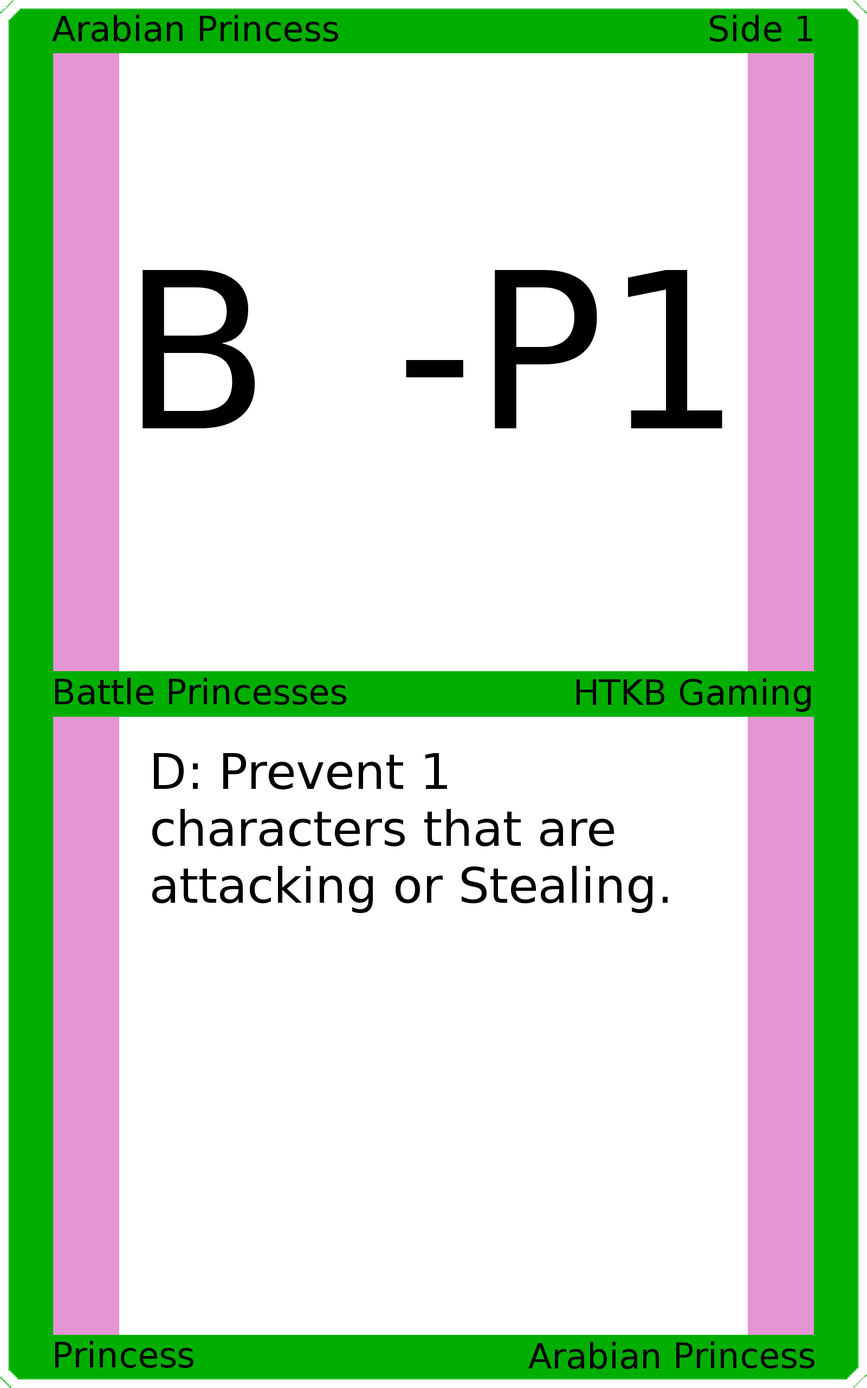
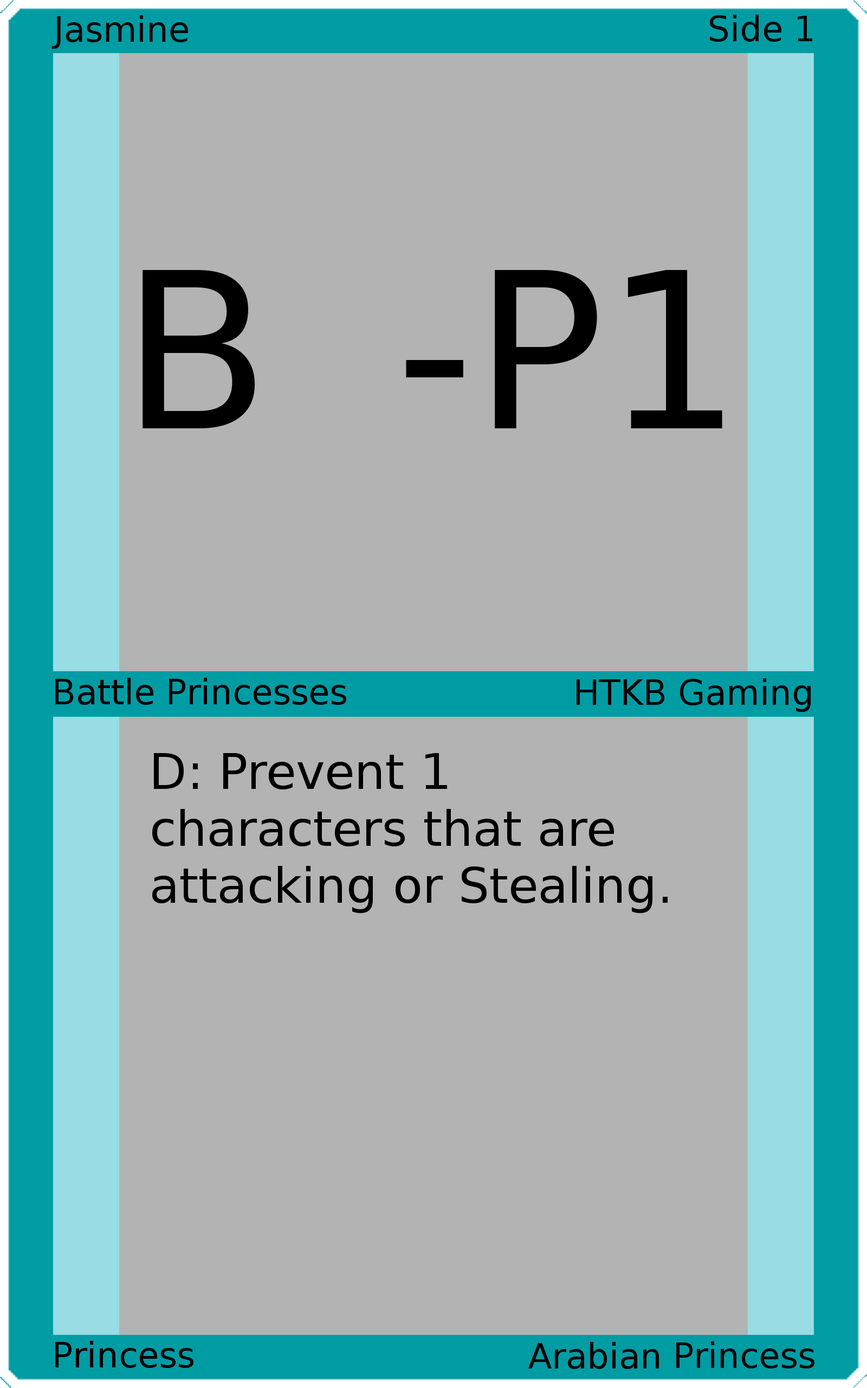
Two versions of the same layered image (867 × 1388). Layer-by-layer changes:
painted on "Upper Left" over [51, 14, 339, 49]
painted on "Border" over [0, 0, 867, 1388]
painted on "Top Background" over [119, 52, 748, 673]
painted on "Bottom Background" over [119, 715, 748, 1336]
painted on "Background" over [35, 35, 832, 1352]
